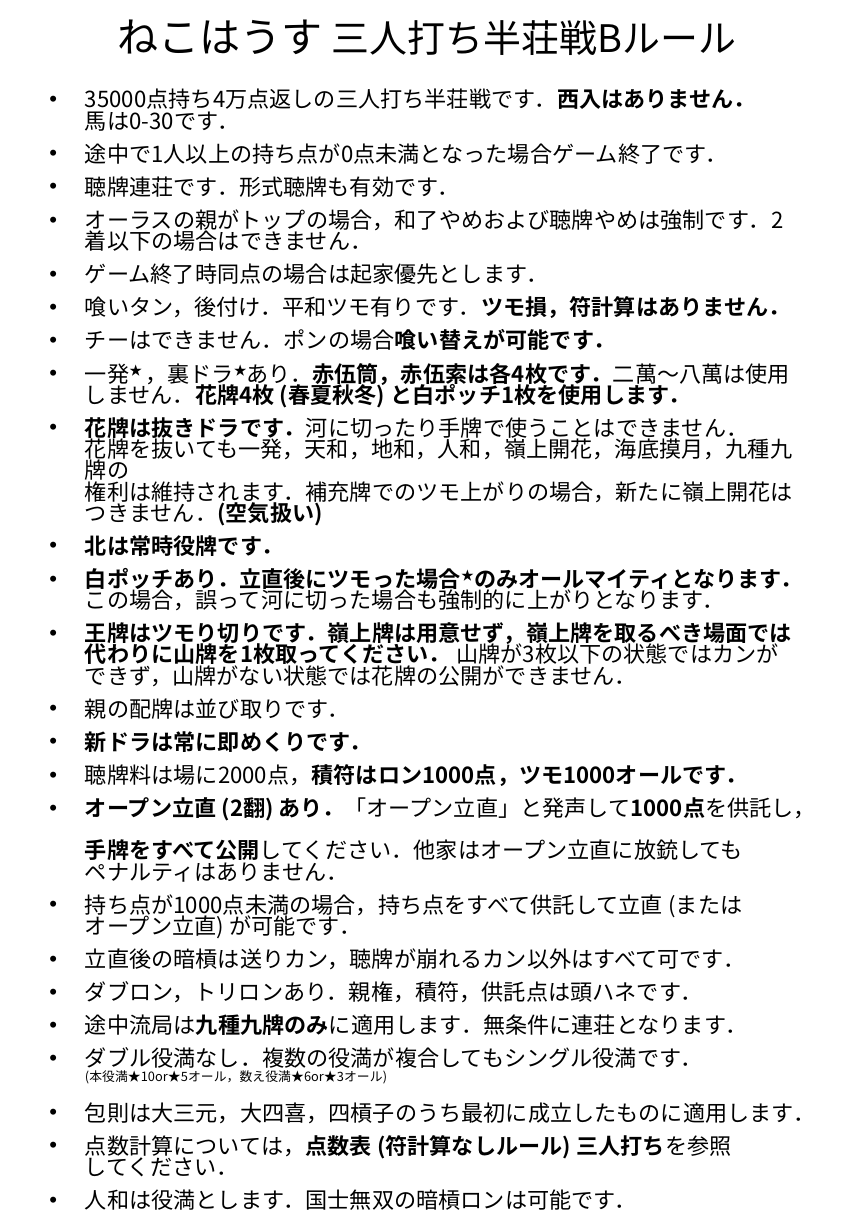
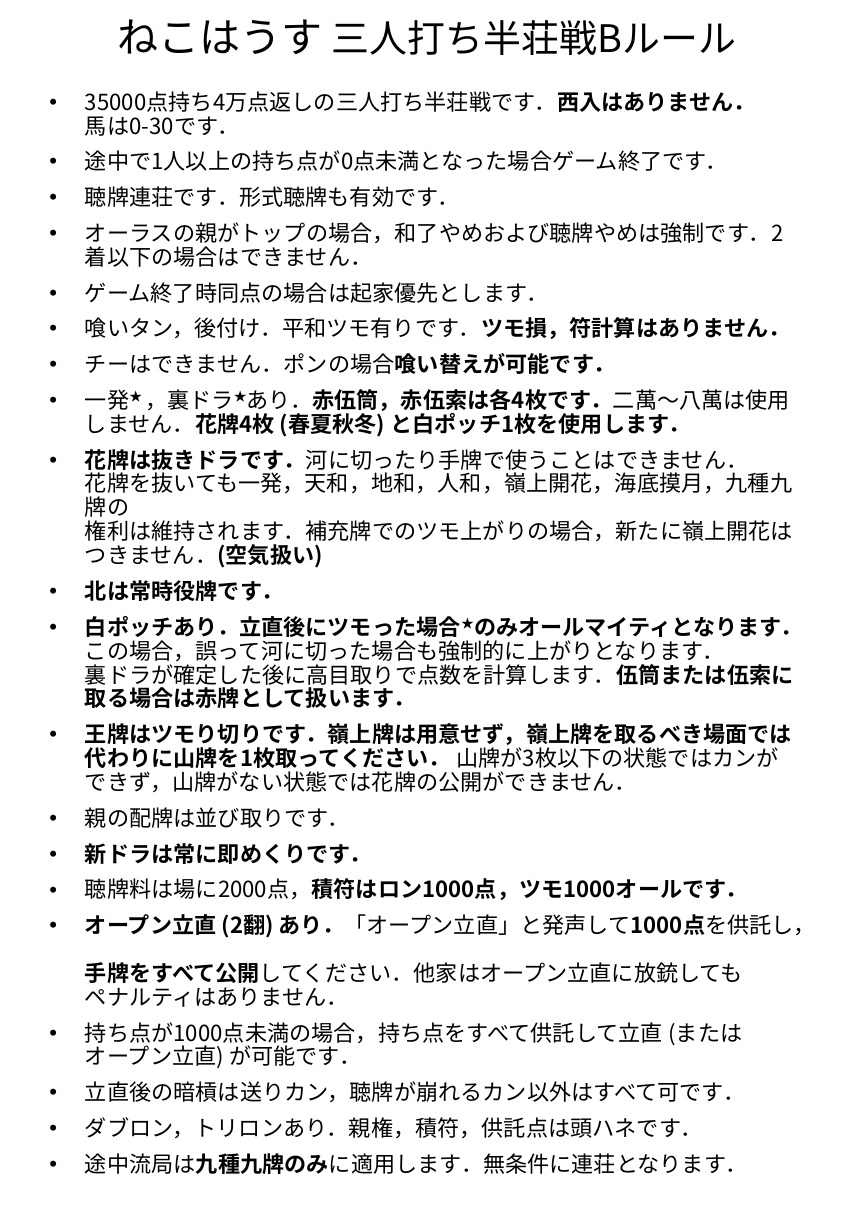
Before and after one commit to nkhrlab/neko-house, a slide deck: slide 8 of rules.pptx. Drawn at 853x1232 pixels with LibreOffice and Linux fonts; fonts in the diff are those of the drawing. Boxes give left, top, right and bottom in pixels: in the first picture for what was removed or moved away, otherwise in the second. Text is boxed around its words. In the diff, an @@ line names an element or a change of style, - is before the commit and + after.

Commit message:
ルール変更

```diff
--- a/rules.pptx
+++ b/rules.pptx
@@ subtitle at [85, 91, 816, 1174]: line spacing 0.8 to 0.9 @@
@@ subtitle at [85, 616, 803, 708]: text changed @@
-• 白ポッチあり．立直後にツモった場合★のみオールマイティとなります．
-  この場合，誤って河に切った場合も強制的に上がりとなります．
+• 白ポッチあり．立直後にツモった場合★のみオールマイティとなります．
+  この場合，誤って河に切った場合も強制的に上がりとなります．
+  裏ドラが確定した後に高目取りで点数を計算します．伍筒または伍索に取る場合は赤牌として扱います．
@@ subtitle at [85, 1047, 815, 1210]: paragraphs removed @@
-• ダブル役満なし．複数の役満が複合してもシングル役満です．
-  (本役満★10or★5オール，数え役満★6or★3オール)
-• 包則は大三元，大四喜，四槓子のうち最初に成立したものに適用します．
-• 点数計算については，点数表 (符計算なしルール) 三人打ちを参照
-  してください．
-• 人和は役満とします．国士無双の暗槓ロンは可能です．
```
Also in this commit, not shown: 2 other slides changed, 1 other file.
